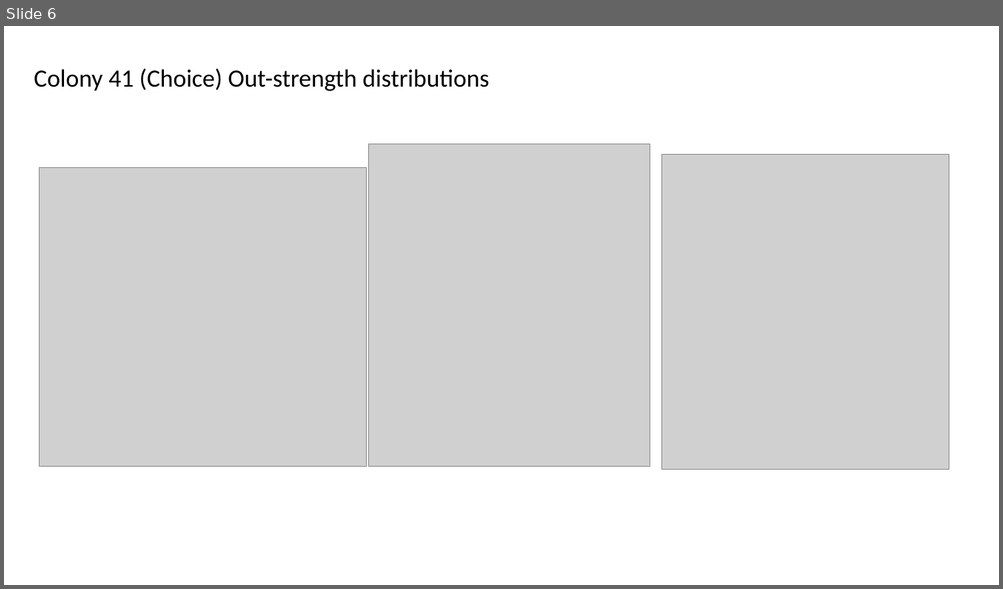
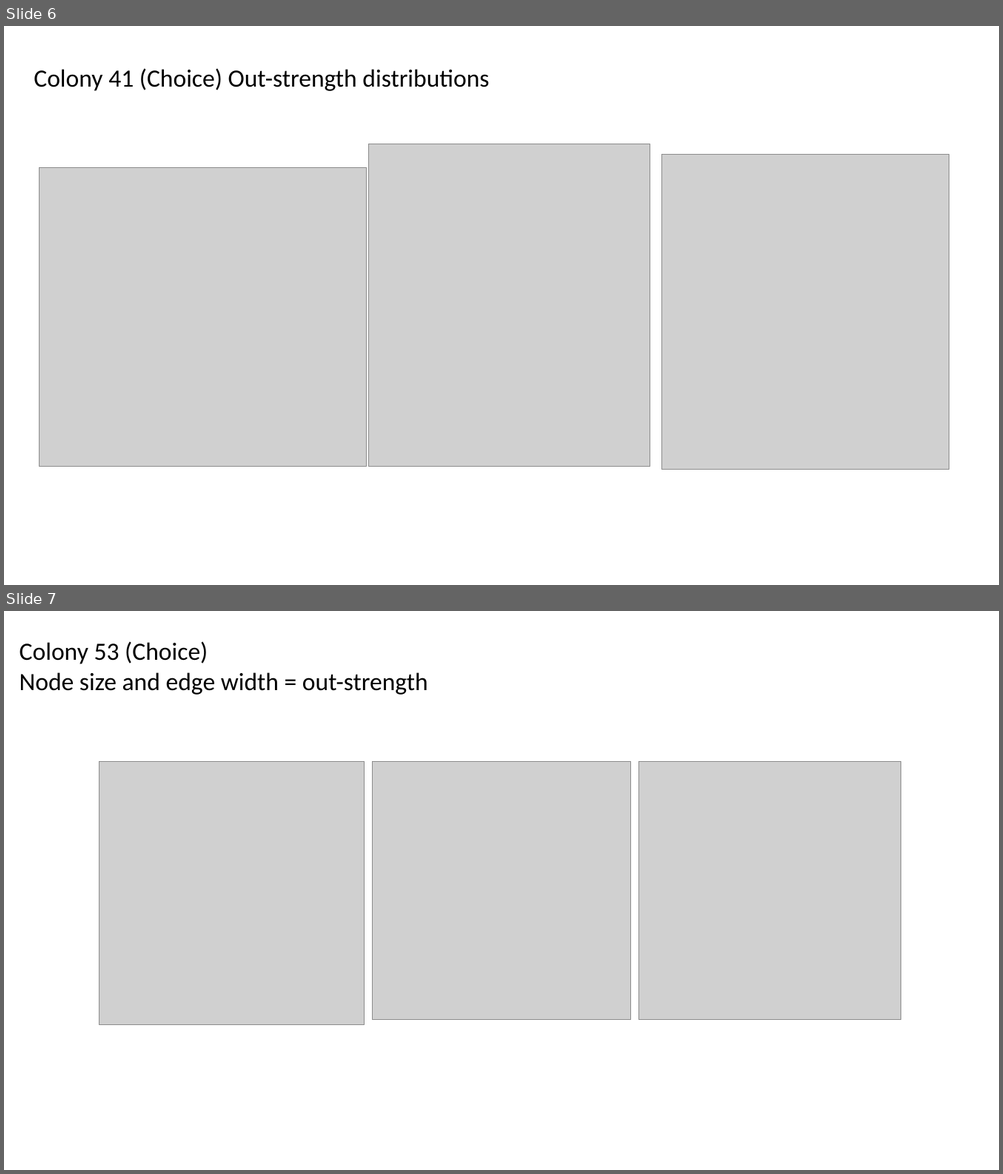
Before and after one commit to TovahKashetsky/collective_decision_experience, a slide deck: ant_sna_network_diagrams.pptx. Shown one above the other, each under a label of ours: slide 6 before the commit, slides 6 and 7 after it. The pictures are 1003x589 and 1003x1174 pixels, drawn with LibreOffice and Linux fonts; fonts in the diff are those of the drawing; grey boxes stand for pictures. Boxes give left, top, right and bottom in pixels: in the first picture for what was removed or moved away, otherwise in the second. Text is boxed around its words. In the diff, an @@ line names an element or a change of style, - is before the commit and + after.

```diff
--- a/ant_sna_network_diagrams.pptx
+++ b/ant_sna_network_diagrams.pptx
@@ slide 7 added at (4,611,999,1170), background #FFFFFF @@
@@ text added at (20,641,428,695), 24 pt, text #000000 @@
+Colony 53 (Choice)
+Node size and edge width = out-strength
@@ picture added at (99,762,364,1026) @@
@@ picture added at (373,762,631,1021) @@
@@ picture added at (639,762,900,1021) @@
```
Also in this commit, not shown: 7 other slides added, 3 other files.
